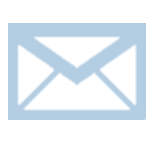
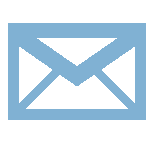
The second 153×142 image is a revision of the first. Changes to its layers:
painted on "Pasted Layer" over [8,23,146,120]
